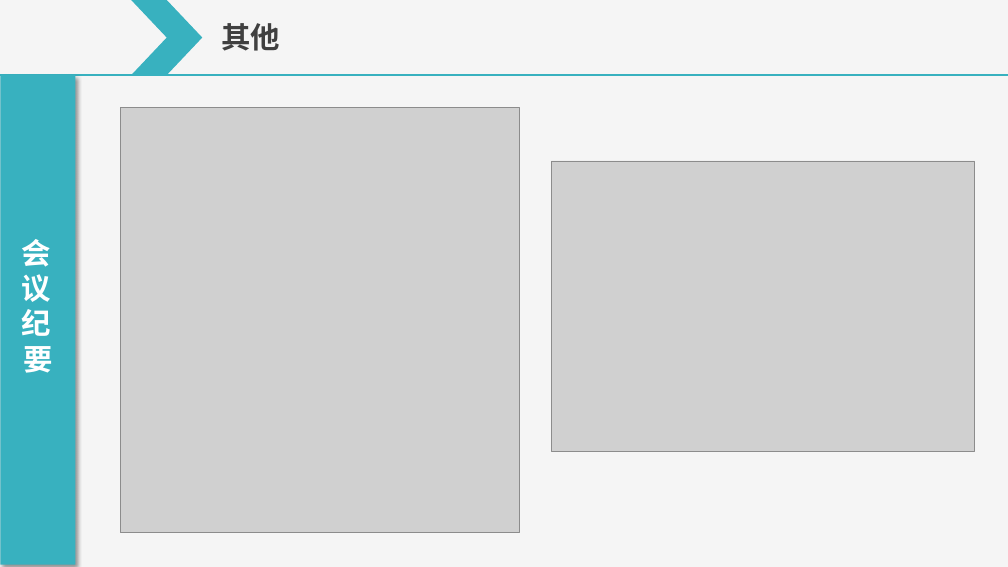
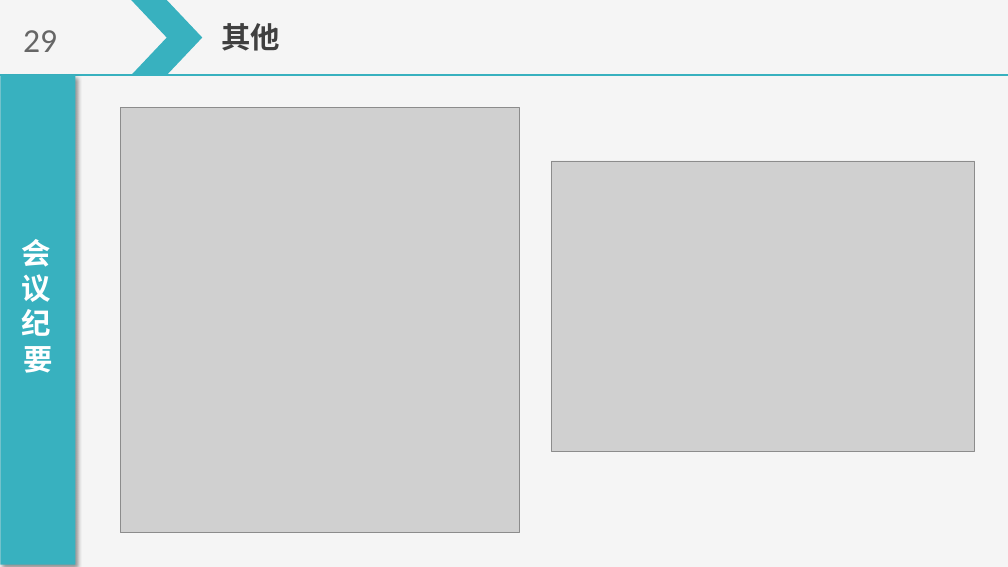
Before and after one commit to on6nx/requirement, a slide deck: slide 32 of 3.requirement/SRS软件需求说明汇报.pptx (slide 28 before the commit). Drawn at 1008x567 pixels with LibreOffice and Linux fonts; fonts in the diff are those of the drawing; grey boxes stand for pictures. Boxes give left, top, right and bottom in pixels: in the first picture for what was removed or moved away, otherwise in the second. Text is boxed around its words. In the diff, an @@ line names an element or a change of style, - is before the commit and + after.

```diff
--- a/3.requirement/SRS软件需求说明汇报.pptx
+++ b/3.requirement/SRS软件需求说明汇报.pptx
@@ text added at bbox=[23, 30, 57, 52], 32 pt, text #666666 @@
+29
```
Also in this commit, not shown: 19 other slides changed, 4 slides added, 12 other files.
